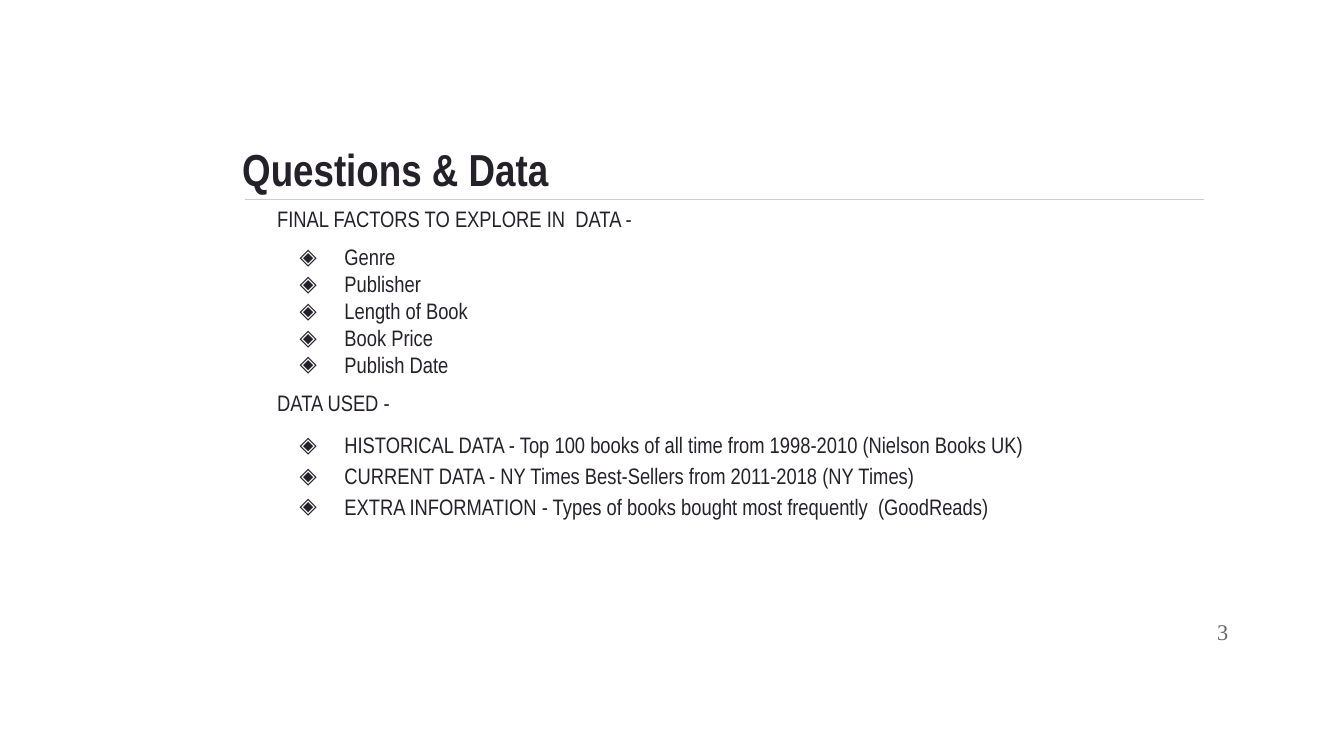
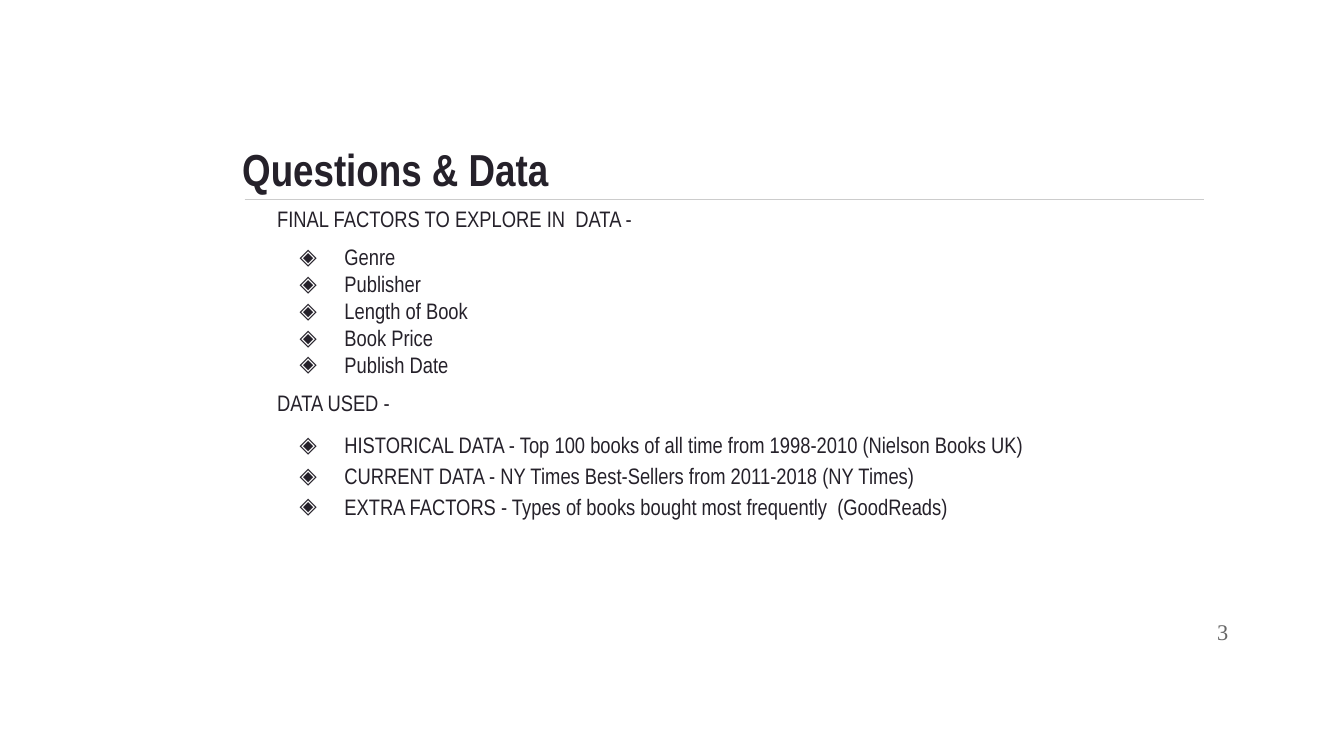
Before and after one commit to manmita7/BookBeasts, a slide deck: slide 3 of BestSellerBooks.pptx. Drawn at 1344x756 pixels with LibreOffice and Linux fonts; fonts in the diff are those of the drawing; background and template pictures are left out. Boxes give left, top, right and bottom in pixels: in the first picture for what was removed or moved away, otherwise in the second. Text is boxed around its words. In the diff, an @@ line names an element or a change of style, - is before the commit and + after.

```diff
--- a/BestSellerBooks.pptx
+++ b/BestSellerBooks.pptx
@@ text at (x1=344, y1=498, x2=947, y2=520): text changed @@
-◈ EXTRA INFORMATION - Types of books bought most frequently (GoodReads)
+◈ EXTRA FACTORS - Types of books bought most frequently (GoodReads)
```
Also in this commit, not shown: 8 other slides changed, 6 other files.
